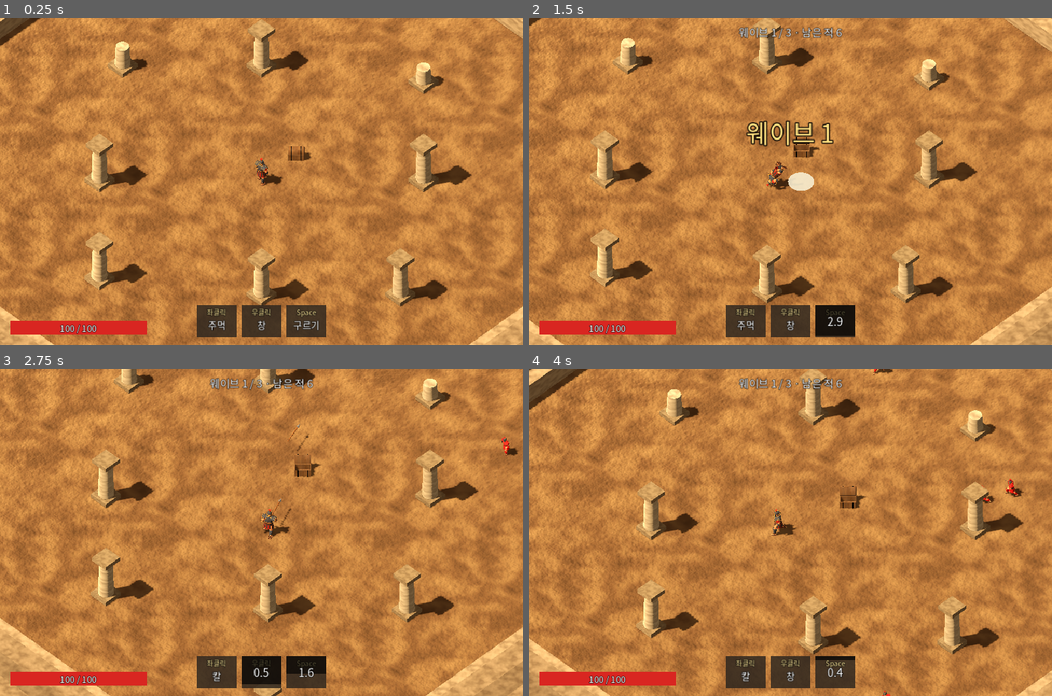
Above: before the commit, frames 1-4 (two rows, left to right).
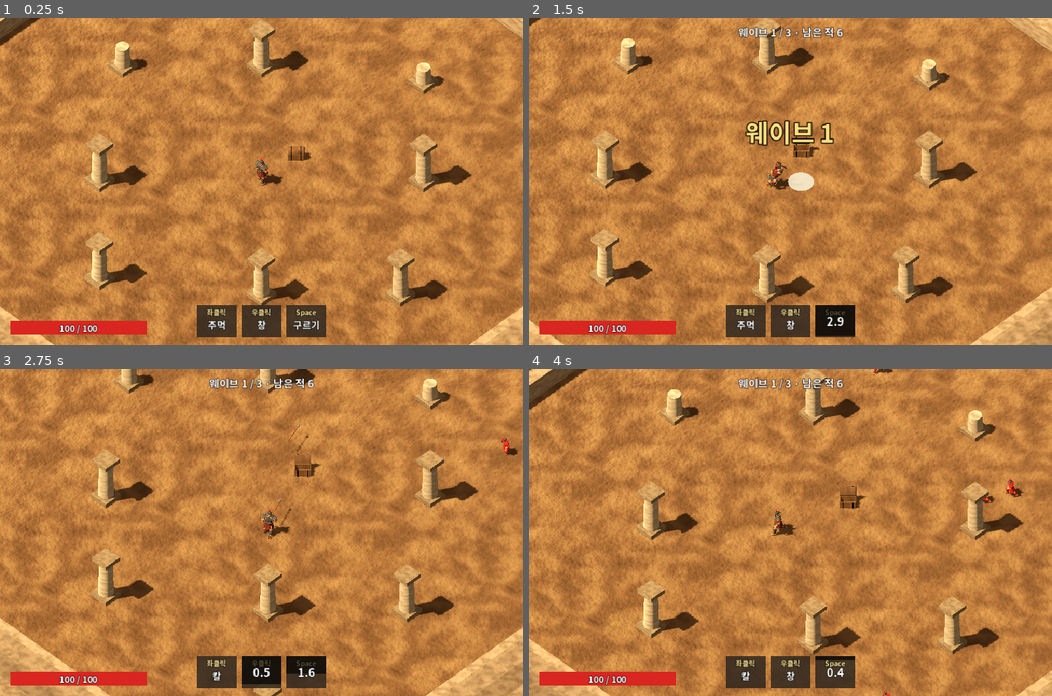
Above: after the commit, the same moments.

Repository: battleboomb/Arena3D
Game: Godot game, scene res://scenes/Main.tscn
Same seed, same stepped clock (60 frames per second), same inputs: the game is played once before the commit and once after it.
Inputs (mouse positions are in pixels of both pictures, inside the frame that each line leads up to):
- Up to frame 1 (0.25 s): no input
- Up to frame 2 (1.5 s): tap Enter at 0.5 s; move the mouse to (905, 165) at 0.52 s; press the mouse at (905, 165) at 0.53 s; hold D (move_right) 0.53-1.28 s; move the mouse to (685, 197) at 1.27 s; release the mouse at (685, 197) at 1.28 s; hold S (move_down) from 1.28 s (still down); tap Space (roll) at 1.35 s
- Up to frame 3 (2.75 s): move the mouse to (313, 460) at 2.02 s; release S (move_down) at 2.03 s; hold D (move_right) from 2.03 s (still down); hold Right mouse button (throw_spear) from 2.03 s (still down)
- Up to frame 4 (4 s): move the mouse to (764, 597) at 2.77 s; release D (move_right) at 2.78 s; release Right mouse button (throw_spear) at 2.78 s; hold W (move_up) 2.78-3.53 s; click (764, 597) at 2.85 s; move the mouse to (947, 581) at 3.52 s; hold A (move_left) from 3.53 s (still down); tap Space (roll) at 3.6 s

The runs differ from the first frame. In frame 1, 0.4% of the frame differs, in the area x 11-61%, y 88-97%; in frame 2, 1.3%, in the area x 11-61%, y 2-97%; in frame 3, 0.6%; in frame 4, 0.7%.

Commit message:
웹 빌드 한글 깨짐 수정: Noto Sans KR 글꼴 내장
시스템 글꼴(SystemFont) 대신 fonts/NotoSansKR-Bold.ttf를 HUD 기본 글꼴로 사용

Co-Authored-By: Claude Opus 5.5 <noreply@anthropic.com>

Diff:
--- a/scripts/HUD.gd
+++ b/scripts/HUD.gd
@@ -11,6 +11,7 @@
 
 ## [쿨다운 이름, 키, 동작]
 const SKILLS := [["melee", "좌클릭", "칼"], ["spear", "우클릭", "창"], ["roll", "Space", "구르기"]]
+const KOREAN_FONT := preload("res://fonts/NotoSansKR-Bold.ttf")
 const SLOT_SIZE := Vector2(64, 52)
 const HP_SIZE := Vector2(220, 22)
 
@@ -122,10 +123,9 @@
 # --- UI 만들기 ---
 
 func _make_theme() -> Theme:
-	var font := SystemFont.new()
-	font.font_names = PackedStringArray(["Malgun Gothic", "Apple SD Gothic Neo", "Noto Sans CJK KR", "Noto Sans KR", "sans-serif"])
+	# 웹 빌드에는 시스템 글꼴이 없어 한글이 깨지므로 글꼴 파일을 게임에 넣어 쓴다.
 	var theme := Theme.new()
-	theme.default_font = font
+	theme.default_font = KOREAN_FONT
 	theme.default_font_size = 15
 	theme.set_color("font_outline_color", "Label", Color(0, 0, 0, 0.85))
 	theme.set_constant("outline_size", "Label", 4)
Not shown, added: export_presets.cfg
Binary file added: fonts/NotoSansKR-Bold.ttf
Not shown, added: fonts/NotoSansKR-Bold.ttf.import
